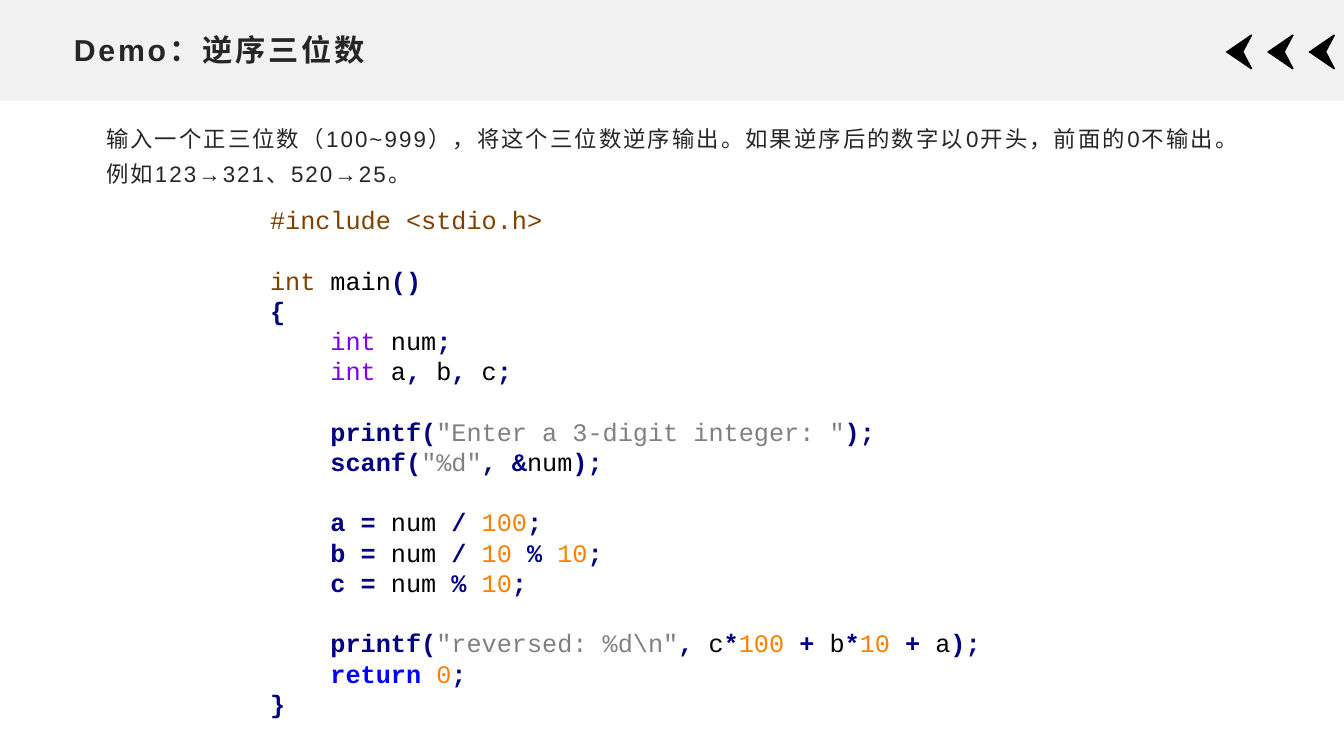
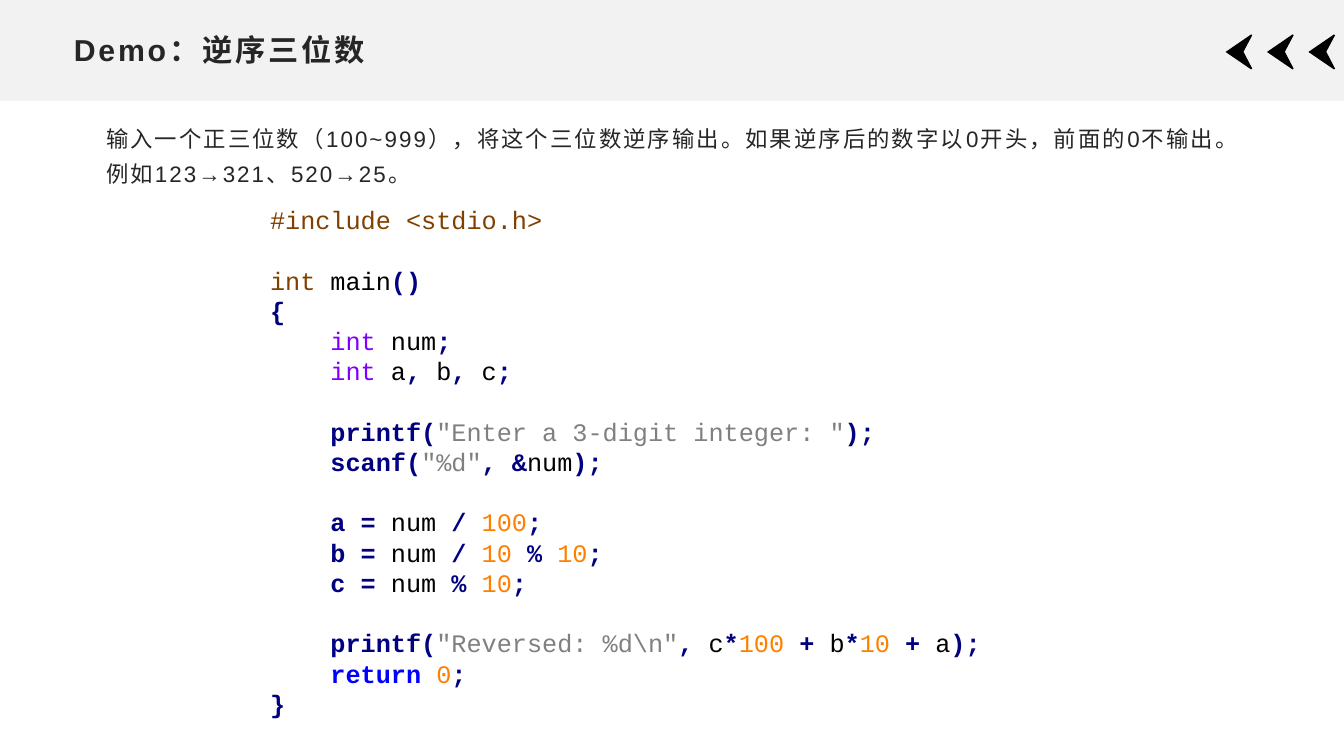
Before and after one commit to xdai02/C, a slide deck: slide 19 of slides/1.pptx. Drawn at 1344x756 pixels with LibreOffice and Linux fonts; fonts in the diff are those of the drawing. Boxes give left, top, right and bottom in pixels: in the first picture for what was removed or moved away, otherwise in the second. Text is boxed around its words. In the diff, an @@ line names an element or a change of style, - is before the commit and + after.

```diff
--- a/slides/1.pptx
+++ b/slides/1.pptx
@@ text at [270, 211, 980, 688]: text changed @@
-#include <stdio.h> int main() { int num; int a, b, c; printf("Enter a 3-digit integer: "); scanf("%d", &num); a = num / 100; b = num / 10 % 10; c = num % 10; printf("reversed: %d\n", c*100 + b*10 + a); return 0; }
+#include <stdio.h> int main() { int num; int a, b, c; printf("Enter a 3-digit integer: "); scanf("%d", &num); a = num / 100; b = num / 10 % 10; c = num % 10; printf("Reversed: %d\n", c*100 + b*10 + a); return 0; }
```
Also in this commit, not shown: 3 other slides changed, 33 other files.
